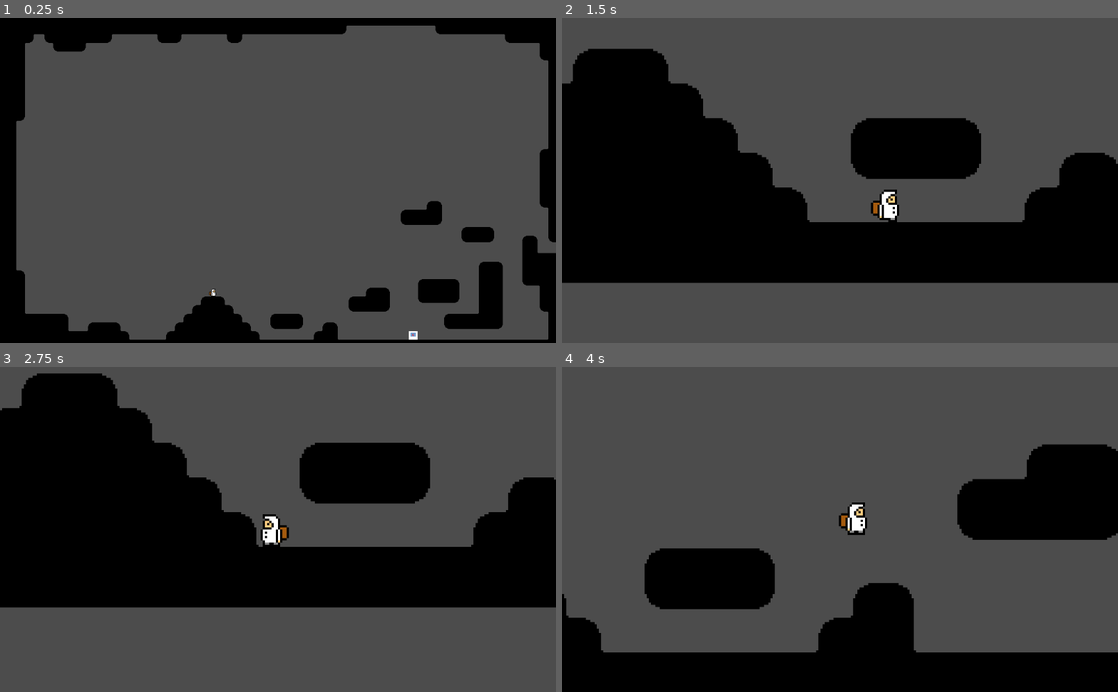
Above: before the commit, frames 1-4 (two rows, left to right).
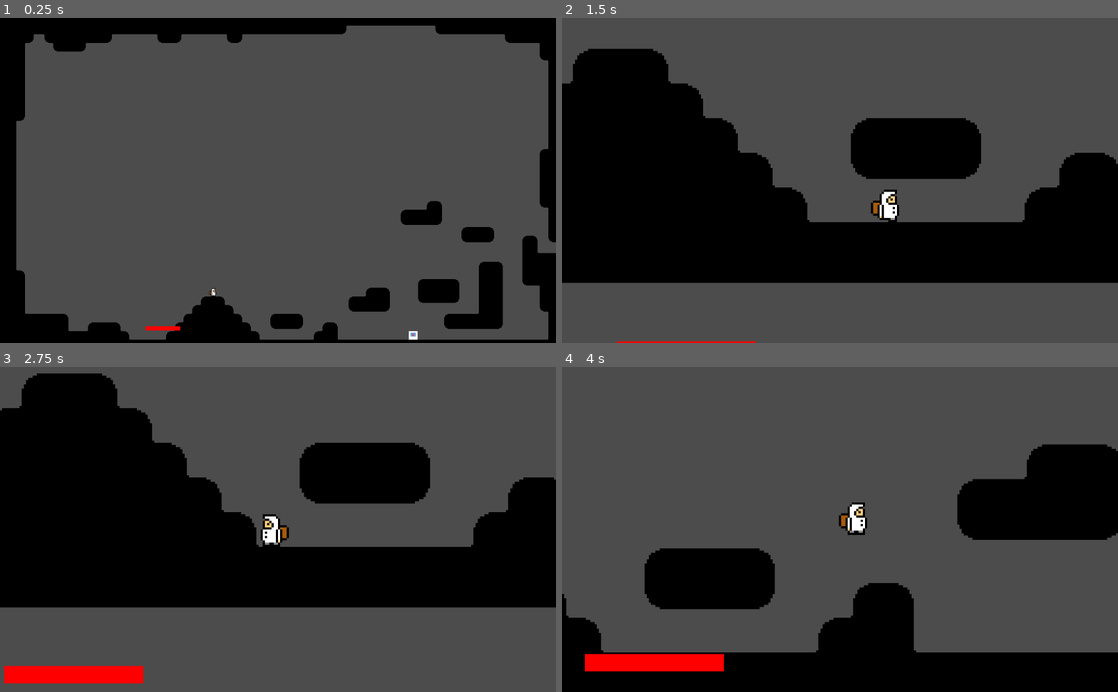
Above: after the commit, the same moments.

Repository: EispriStic/Worms3D
Game: Godot game, scene res://Scenes/MainScene/MainScene.tscn
The game is run twice, just before and just after one commit, with the same random seed, the same clock (stepped at 60 frames per second) and the same inputs.
Inputs:
- Up to frame 1 (0.25 s): no input
- Up to frame 2 (1.5 s): hold Right (right) from 0.53 s (still down); tap } (cameraSwitch) at 0.6, 1.35 s; tap Space (jump) at 0.77 s
- Up to frame 3 (2.75 s): tap Space (jump) at 1.52 s; release Right (right) at 2.03 s; hold Left (left) from 2.03 s (still down); tap } (cameraSwitch) at 2.1 s
- Up to frame 4 (4 s): release Left (left) at 2.78 s; hold Right (right) from 2.78 s (still down); tap } (cameraSwitch) at 2.85, 3.6 s; tap Space (jump) at 3.02, 3.77 s

The runs differ from the first frame. In frame 1, 0.1% of the frame differs, in the area x 26-39%, y 83-97%; in frame 2, 0.2%; in frame 3, 1.4%, in the area x 0-26%, y 91-98%; in frame 4, 1.4%.

Commit message:
barre de vie

Diff:
--- a/le_jeu/Scenes/Player/Player.gd
+++ b/le_jeu/Scenes/Player/Player.gd
@@ -23,23 +23,24 @@
 	jumpSpeed = Globals.jumpForce
 	gravity = Globals.gravity
 	velocity = Vector2.ZERO
+	$Rotating/Sprite.play()
 
 func _process(_delta):
 	#Horizontal flip
 	if velocity.x < 0:
-		$Sprite.flip_h = true
+		$Rotating.scale.x = -1
 	elif velocity.x > 0:
-		$Sprite.flip_h = false
+		$Rotating.scale.x = 1
 
 	#Animations
 	if velocity.y != 0:
-		if $Sprite.get_animation() != "Jump":
-			$Sprite.set_animation("Jump")
+		if $Rotating/Sprite.get_animation() != "Jump":
+			$Rotating/Sprite.set_animation("Jump")
 	elif velocity.x != 0:
-		if $Sprite.get_animation() != "Run":
-			$Sprite.set_animation("Run")
-	elif $Sprite.get_animation() != "Idle":
-		$Sprite.set_animation("Idle")
+		if $Rotating/Sprite.get_animation() != "Run":
+			$Rotating/Sprite.set_animation("Run")
+	elif $Rotating/Sprite.get_animation() != "Idle":
+		$Rotating/Sprite.set_animation("Idle")
 
 
 func _physics_process(delta):
--- a/le_jeu/Scenes/Player/Player.tscn
+++ b/le_jeu/Scenes/Player/Player.tscn
@@ -16,6 +16,7 @@
 [ext_resource path="res://Assets/Player/Jump/Frame6.png" type="Texture" id=14]
 [ext_resource path="res://Assets/Player/Run/Frame2.png" type="Texture" id=15]
 [ext_resource path="res://Assets/Player/Run/Frame1.png" type="Texture" id=16]
+[ext_resource path="res://Assets/Player/HUD/LifeBar.png" type="Texture" id=17]
 
 [sub_resource type="SpriteFrames" id=2]
 animations = [ {
@@ -41,11 +42,11 @@
 [node name="Player" type="KinematicBody2D"]
 script = ExtResource( 2 )
 
-[node name="Sprite" type="AnimatedSprite" parent="."]
+[node name="Rotating" type="Node2D" parent="."]
+
+[node name="Sprite" type="AnimatedSprite" parent="Rotating"]
 frames = SubResource( 2 )
 animation = "Idle"
-frame = 1
-playing = true
 
 [node name="Collision" type="CollisionShape2D" parent="."]
 shape = SubResource( 1 )
@@ -61,11 +62,12 @@
 [node name="LifeBar" type="Node2D" parent="Camera/HUD"]
 
 [node name="TextureProgress" type="TextureProgress" parent="Camera/HUD/LifeBar"]
-margin_left = -120.0
-margin_top = 72.0
-margin_right = -70.0
-margin_bottom = 75.0
-value = 50.0
+margin_left = -124.0
+margin_top = 63.0
+margin_right = -60.0
+margin_bottom = 71.0
+value = 100.0
+texture_progress = ExtResource( 17 )
 __meta__ = {
 "_edit_use_anchors_": false
 }
Binary file added: le_jeu/Assets/Player/HUD/LifeBar.png
Not shown, added: le_jeu/Assets/Player/HUD/LifeBar.png.import
Not shown: 1 places in le_jeu/Scenes/Player/Player.tscn that only renumber resources
